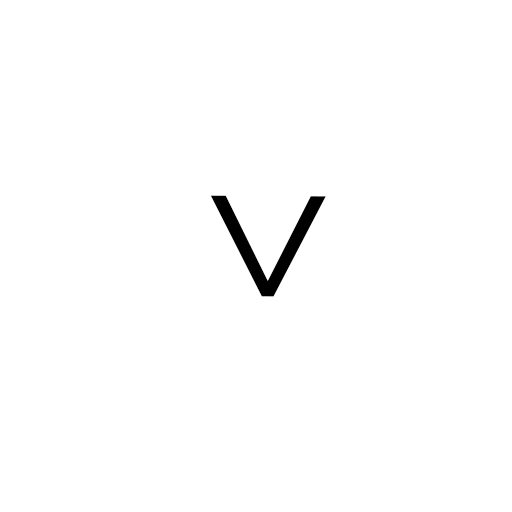
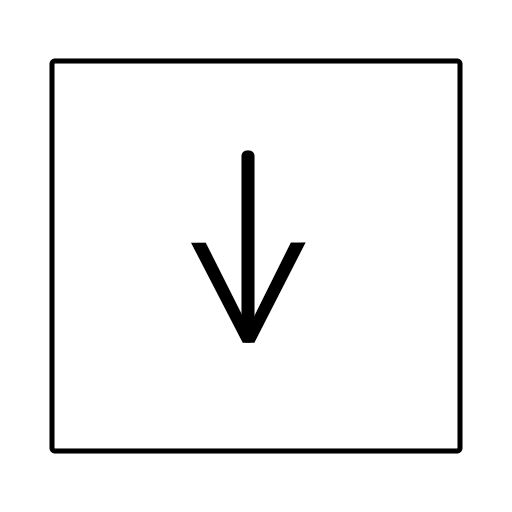
Two versions of the same layered image (512×512). Layer-by-layer changes:
removed layer "<" over (x1=210, y1=195, x2=326, y2=297)
renamed "Background" to "Rectangle 1", painted on it over (x1=49, y1=58, x2=463, y2=454)
